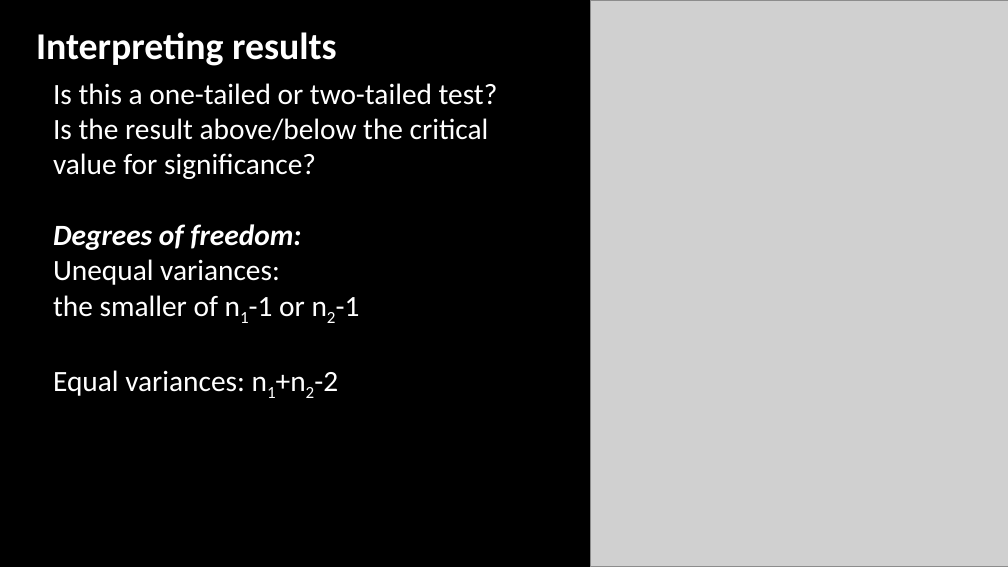
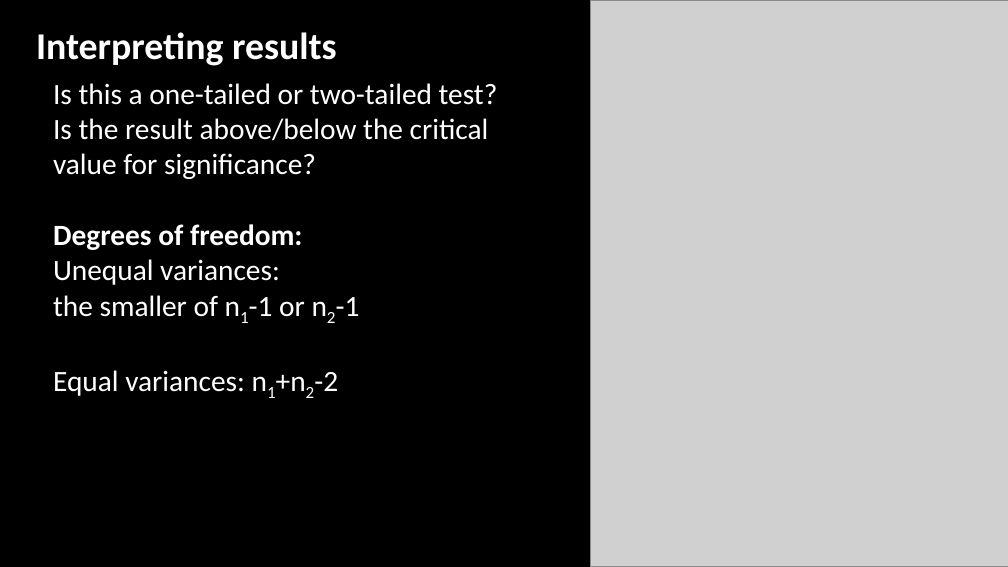
Before and after one commit to jshannon75/geog4300, a slide deck: slide 8 of in_class_slides/geog4300_W08-1 Tests of difference Midterm.pptx. Drawn at 1008x567 pixels with LibreOffice and Linux fonts; fonts in the diff are those of the drawing; grey boxes stand for pictures; background and template pictures are left out. Boxes give left, top, right and bottom in pixels: in the first picture for what was removed or moved away, otherwise in the second. Text is boxed around its words. In the diff, an @@ line names an element or a change of style, - is before the commit and + after.

```diff
--- a/in_class_slides/geog4300_W08-1 Tests of difference Midterm.pptx
+++ b/in_class_slides/geog4300_W08-1 Tests of difference Midterm.pptx
@@ text at bbox=[53, 224, 303, 250]: italic off in "Degrees of freedom:" @@
```
Also in this commit, not shown: 2 other slides changed.
